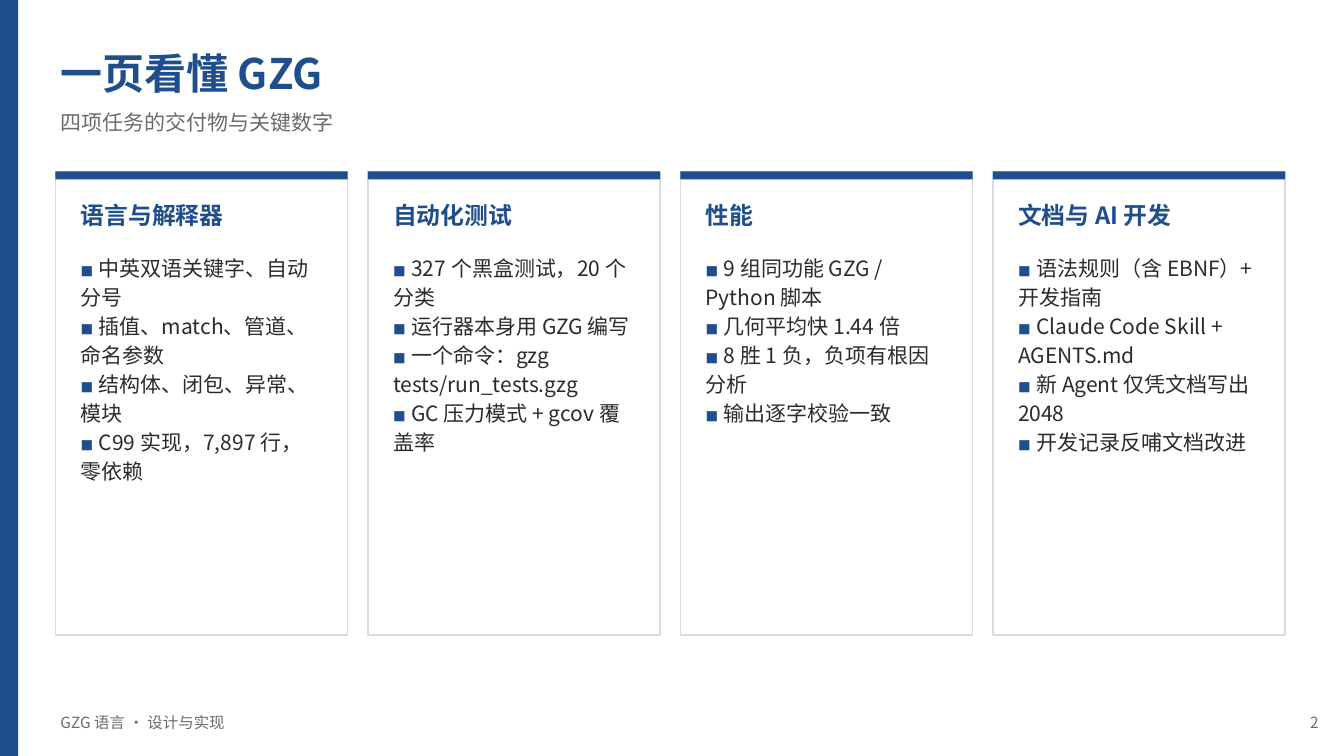
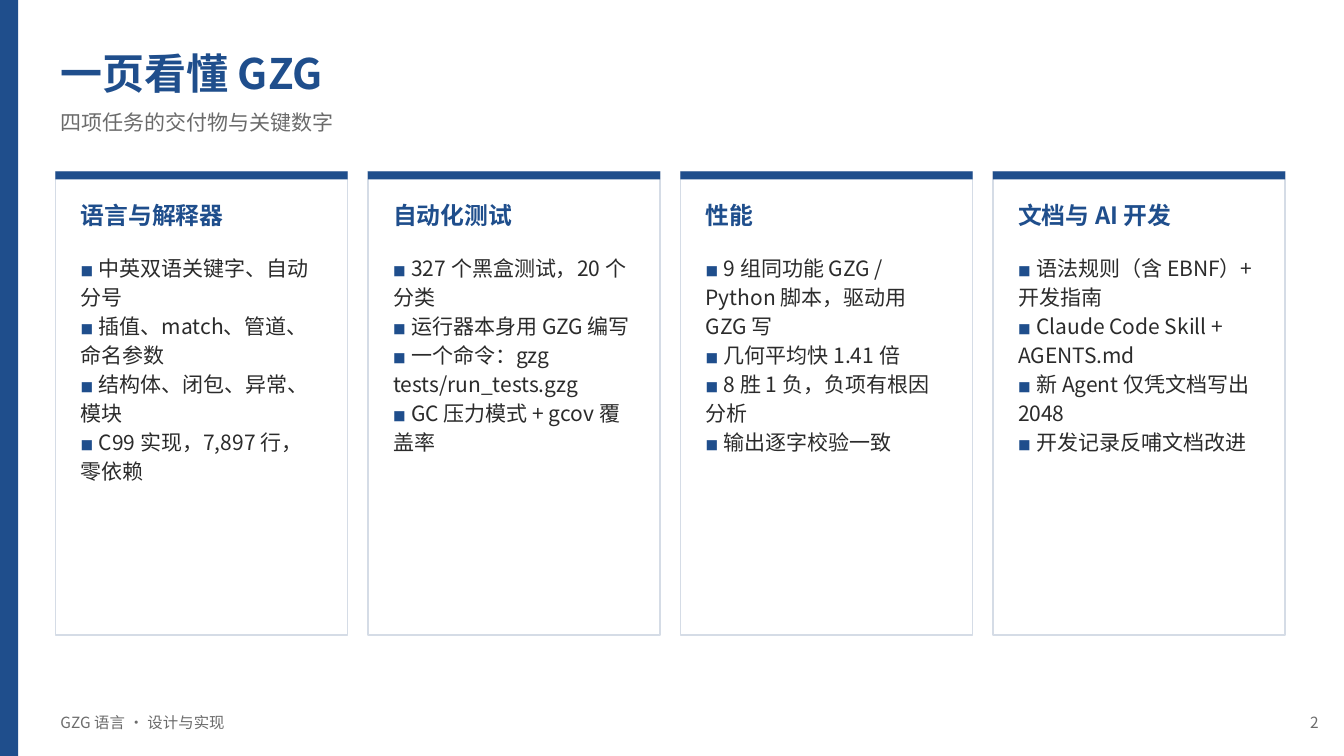
Before and after one commit to Lazyy-star/gzg-lang, a slide deck: slide 2 of docs/GZG语言介绍.pptx. Drawn at 1344x756 pixels with LibreOffice and Linux fonts; fonts in the diff are those of the drawing. Boxes give left, top, right and bottom in pixels: in the first picture for what was removed or moved away, otherwise in the second. Text is boxed around its words. In the diff, an @@ line names an element or a change of style, - is before the commit and + after.

```diff
--- a/docs/GZG语言介绍.pptx
+++ b/docs/GZG语言介绍.pptx
@@ text at <box>706,258,907,365</box>: text changed @@
-■ 9 组同功能 GZG / Python 脚本
-■ 几何平均快 1.44 倍
+■ 9 组同功能 GZG / Python 脚本，驱动用 GZG 写
+■ 几何平均快 1.41 倍
```
Also in this commit, not shown: 4 other slides changed, 13 other files.
